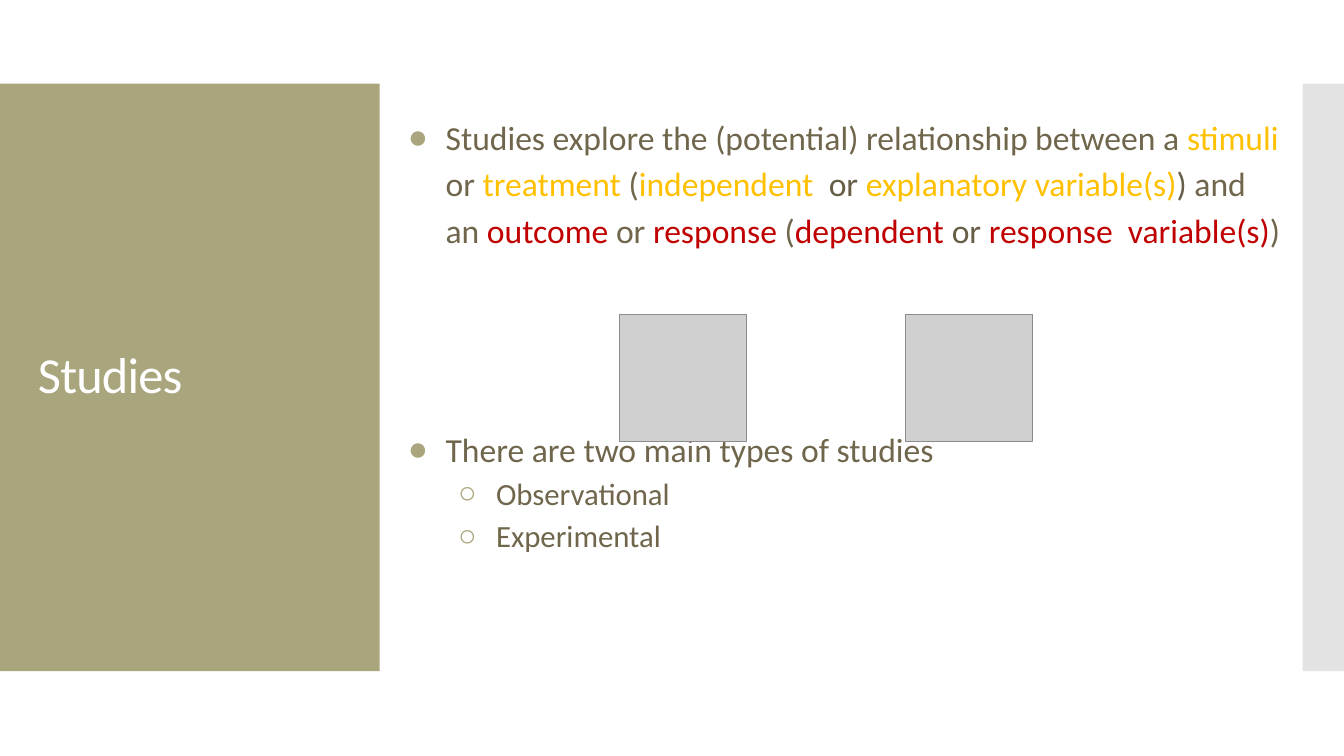
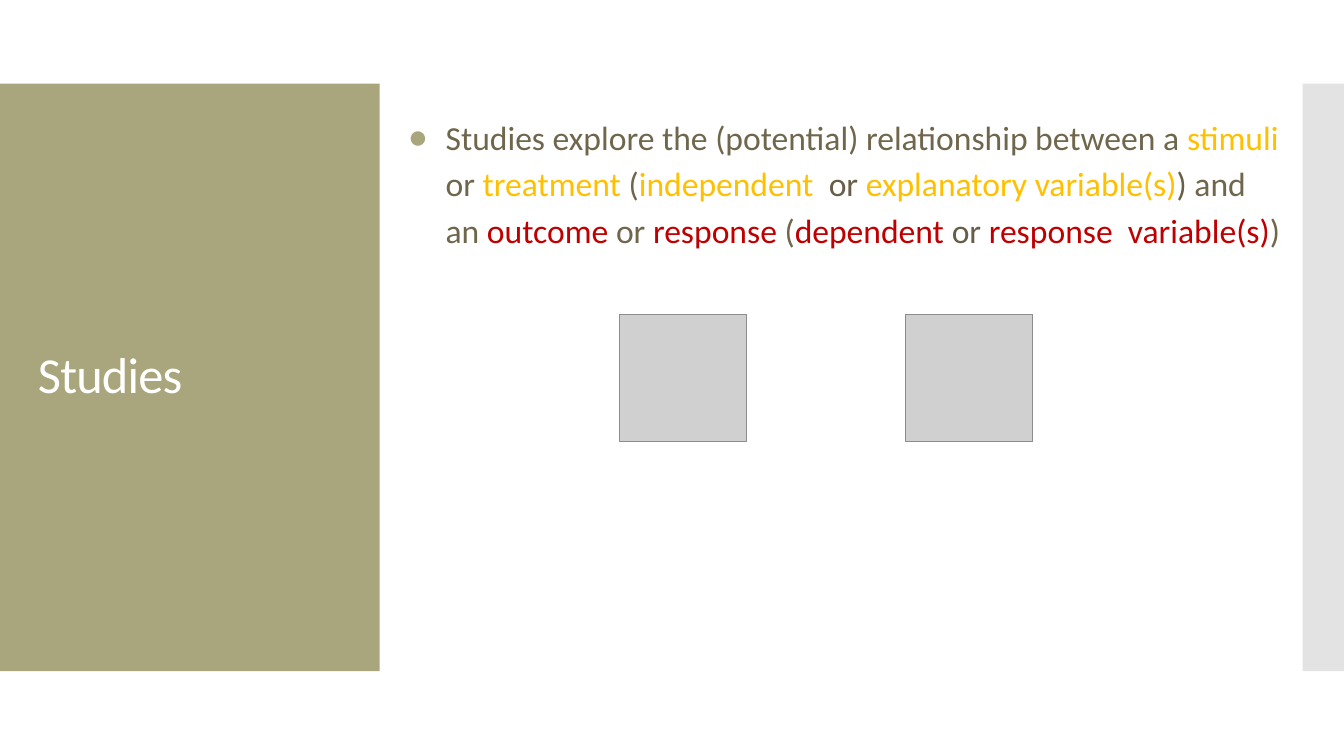
Before and after one commit to amosca01/MATH108-F23, a slide deck: slide 40 of slides/02-data-collection.pptx. Drawn at 1344x756 pixels with LibreOffice and Linux fonts; fonts in the diff are those of the drawing; grey boxes stand for pictures. Boxes give left, top, right and bottom in pixels: in the first picture for what was removed or moved away, otherwise in the second. Text is boxed around its words. In the diff, an @@ line names an element or a change of style, - is before the commit and + after.

```diff
--- a/slides/02-data-collection.pptx
+++ b/slides/02-data-collection.pptx
@@ text at (446, 434, 934, 552): paragraphs removed @@
-● There are two main types of studies
-  ○ Observational
-  ○ Experimental
```
Also in this commit, not shown: 1 other slide changed, 4 slides added, 5 other files.
